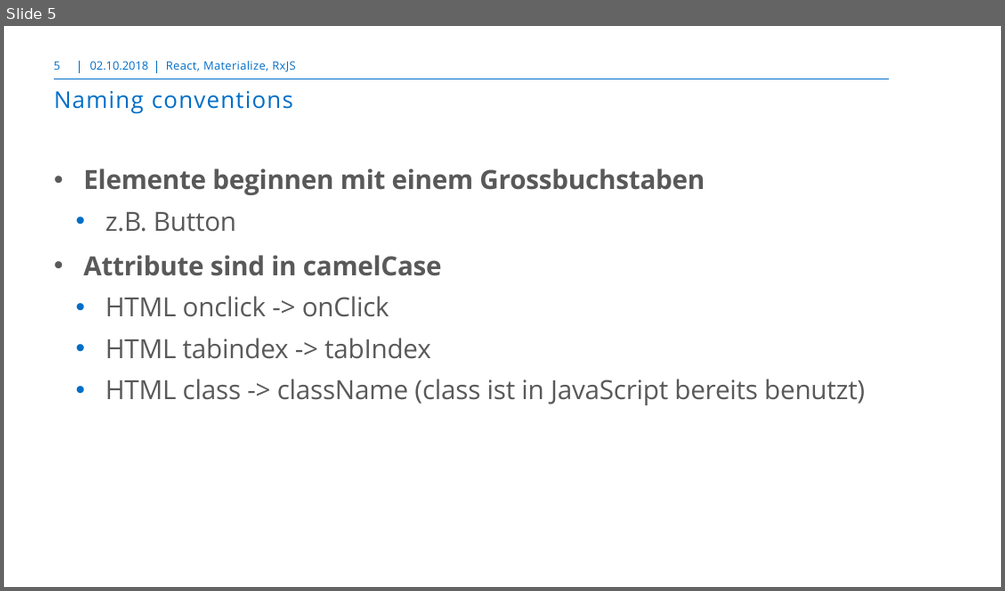
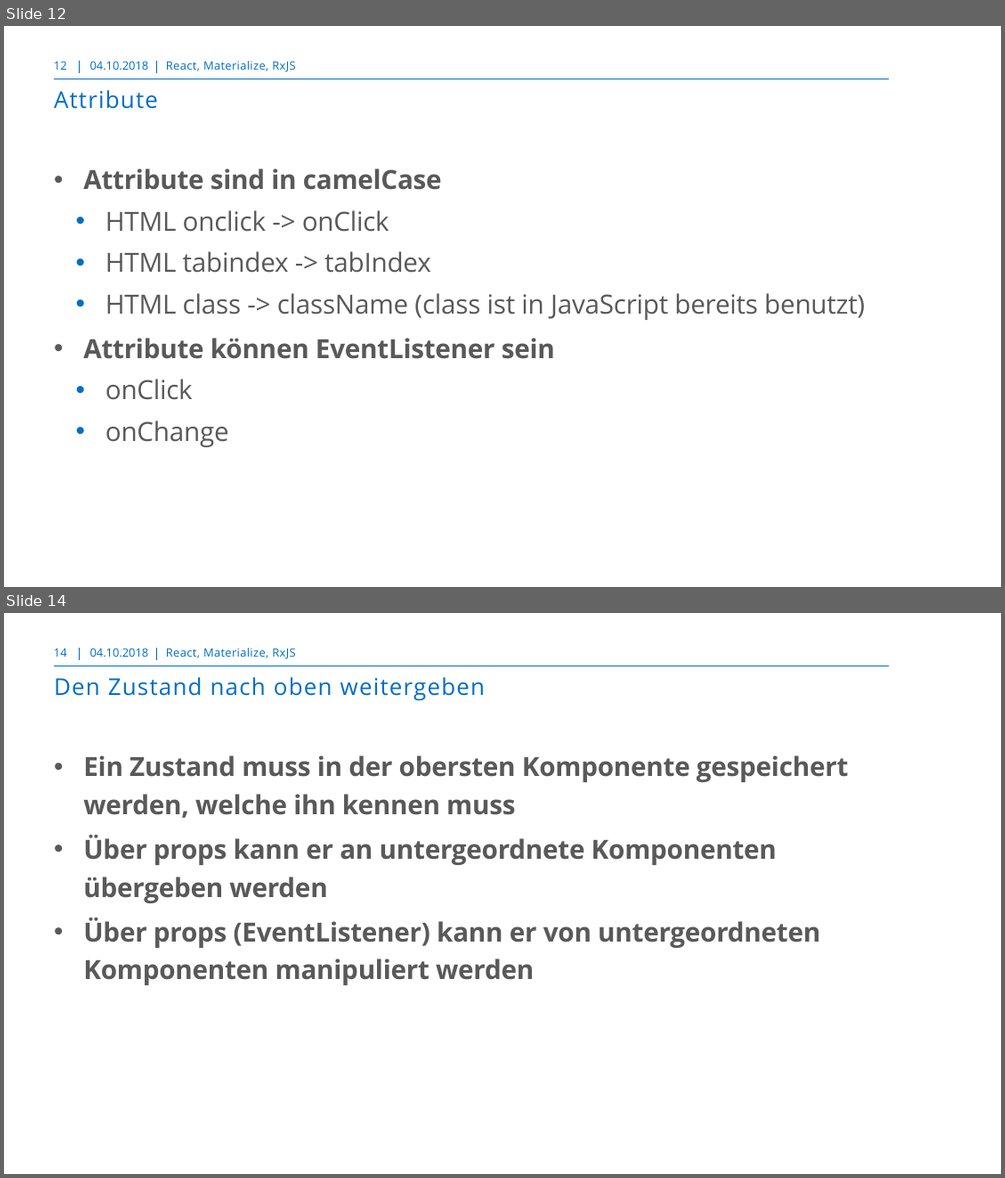
Before and after one commit to markusborer/ReactSample, a slide deck: React.pptx. Shown one above the other, each under a label of ours: slide 5 before the commit, slides 12 and 14 after it; the slides between them are not shown. The pictures are 1005x591 and 1005x1178 pixels, drawn with LibreOffice and Linux fonts; fonts in the diff are those of the drawing; background and template pictures are left out. Boxes give left, top, right and bottom in pixels: in the first picture for what was removed or moved away, otherwise in the second. Text is boxed around its words. In the diff, an @@ line names an element or a change of style, - is before the commit and + after.

```diff
--- a/React.pptx
+++ b/React.pptx
@@ slide 14 added at box(4, 613, 1001, 1174), background #FFFFFF; not listed: 3 template elements that a slide beside it also shows @@
@@ page number added at box(54, 648, 67, 657), 10.5 pt, text #006EC7 @@
+14
@@ text added at box(90, 648, 149, 657), 10.5 pt, text #006EC7 @@
+04.10.2018
@@ text added at box(166, 648, 295, 659), 10.5 pt, text #006EC7 @@
+React, Materialize, RxJS
@@ title added at box(54, 677, 485, 701), 21 pt, text #006EC7 @@
+Den Zustand nach oben weitergeben
@@ text added at box(83, 755, 848, 985), 24 pt, text #595959, bold @@
+• Ein Zustand muss in der obersten Komponente gespeichert werden, welche ihn kennen muss
+• Über props kann er an untergeordnete Komponenten übergeben werden
+• Über props (EventListener) kann er von untergeordneten Komponenten manipuliert werden
@@ what was slide 5 is now slide 12 @@
@@ slide 12 changed as well @@
@@ page number at box(54, 61, 67, 70): text changed @@
-5
+12
@@ text at box(90, 61, 149, 70): text changed @@
-02.10.2018
+04.10.2018
@@ title at box(54, 90, 158, 109): text changed @@
-Naming conventions
+Attribute
@@ text at box(83, 168, 704, 232): paragraphs removed @@
-• Elemente beginnen mit einem Grossbuchstaben
-    • z.B. Button
@@ text at box(83, 338, 555, 447): paragraphs added @@
+• Attribute können EventListener sein
+    • onClick
+    • onChange
```
Also in this commit, not shown: 3 other slides changed, 10 other slides added.
